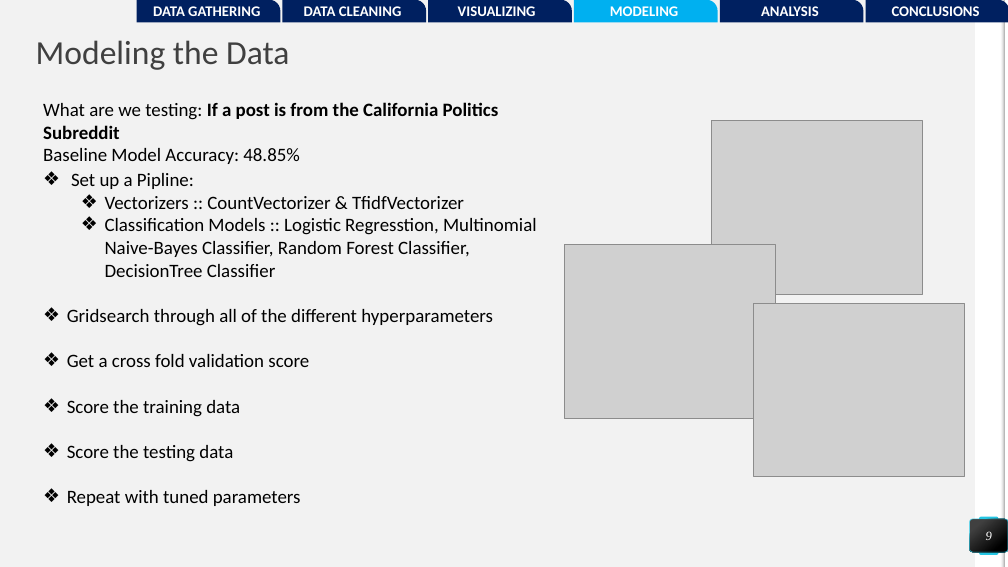
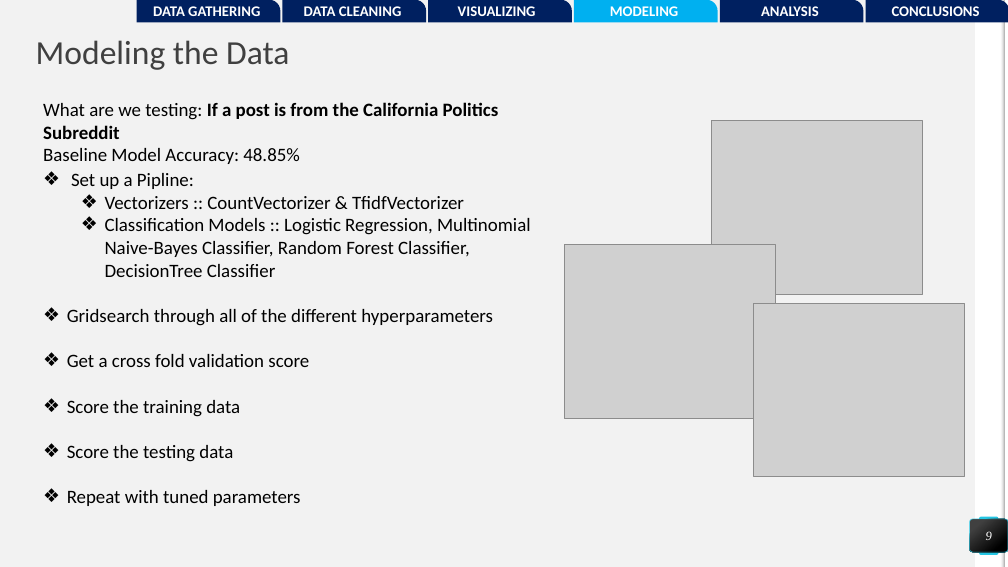
Before and after one commit to pwalesdi/GA_Project_3, a slide deck: slide 9 of Subreddit_Presentation.pptx. Drawn at 1008x567 pixels with LibreOffice and Linux fonts; fonts in the diff are those of the drawing; grey boxes stand for pictures. Boxes give left, top, right and bottom in pixels: in the first picture for what was removed or moved away, otherwise in the second. Text is boxed around its words. In the diff, an @@ line names an element or a change of style, - is before the commit and + after.

```diff
--- a/Subreddit_Presentation.pptx
+++ b/Subreddit_Presentation.pptx
@@ text at box(105, 218, 531, 277): text changed @@
-  ❖ Classification Models :: Logistic Regresstion, Multinomial Naive-Bayes Classifier, Random Forest Classifier, DecisionTree Classifier
+  ❖ Classification Models :: Logistic Regression, Multinomial Naive-Bayes Classifier, Random Forest Classifier, DecisionTree Classifier
```
Also in this commit, not shown: 2 other slides changed, 4 other files.
